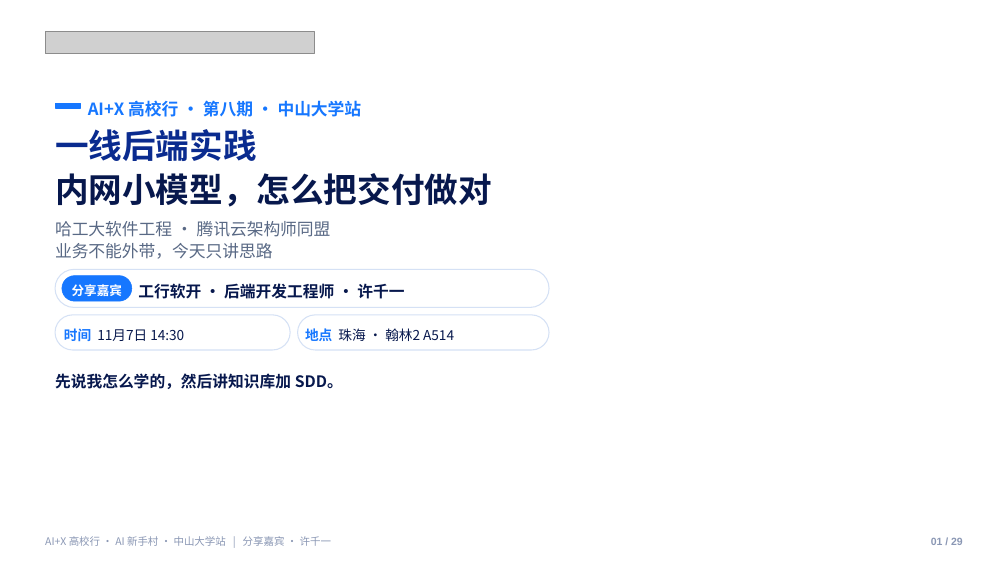
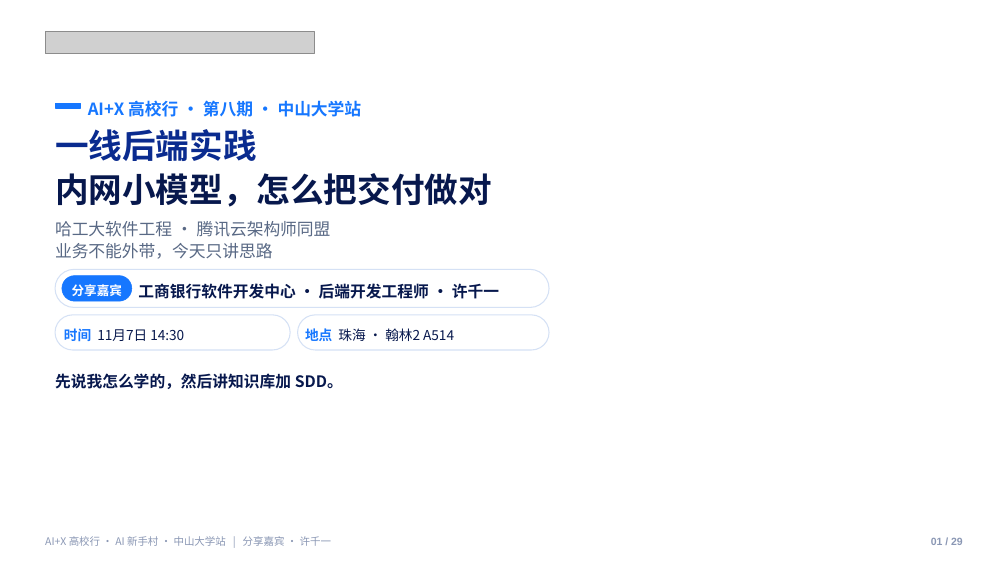
Before and after one commit to Frocir/aix-talk, a slide deck: slide 1 of aix-talk-26pages.pptx. Drawn at 1008x567 pixels with LibreOffice and Linux fonts; fonts in the diff are those of the drawing; grey boxes stand for pictures; background and template pictures are left out. Boxes give left, top, right and bottom in pixels: in the first picture for what was removed or moved away, otherwise in the second. Text is boxed around its words. In the diff, an @@ line names an element or a change of style, - is before the commit and + after.

```diff
--- a/aix-talk-26pages.pptx
+++ b/aix-talk-26pages.pptx
@@ text at (x1=138, y1=283, x2=499, y2=299): text changed @@
-工行软开 · 后端开发工程师 · 许千一
+工商银行软件开发中心 · 后端开发工程师 · 许千一
```
Also in this commit, not shown: 2 other files.
